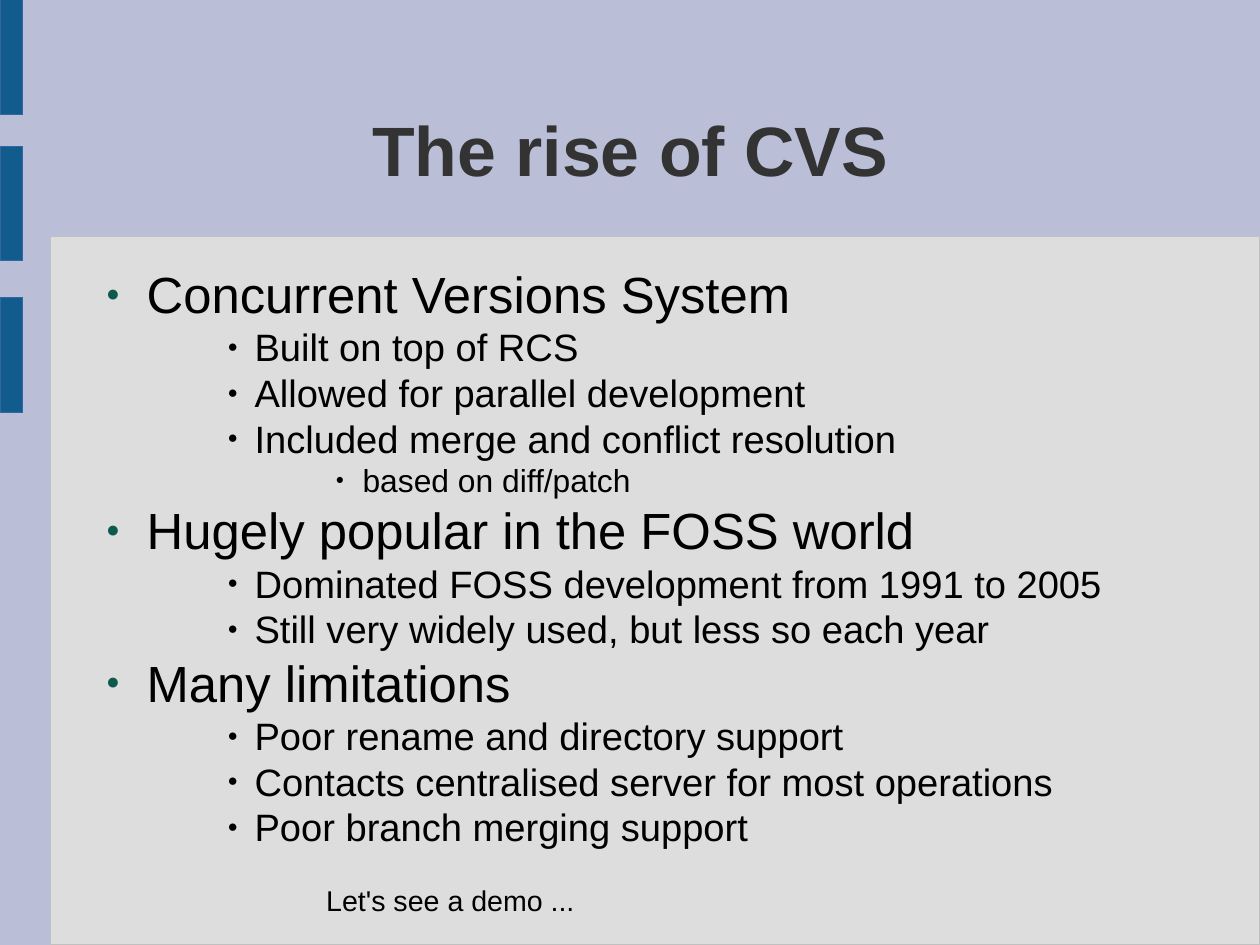
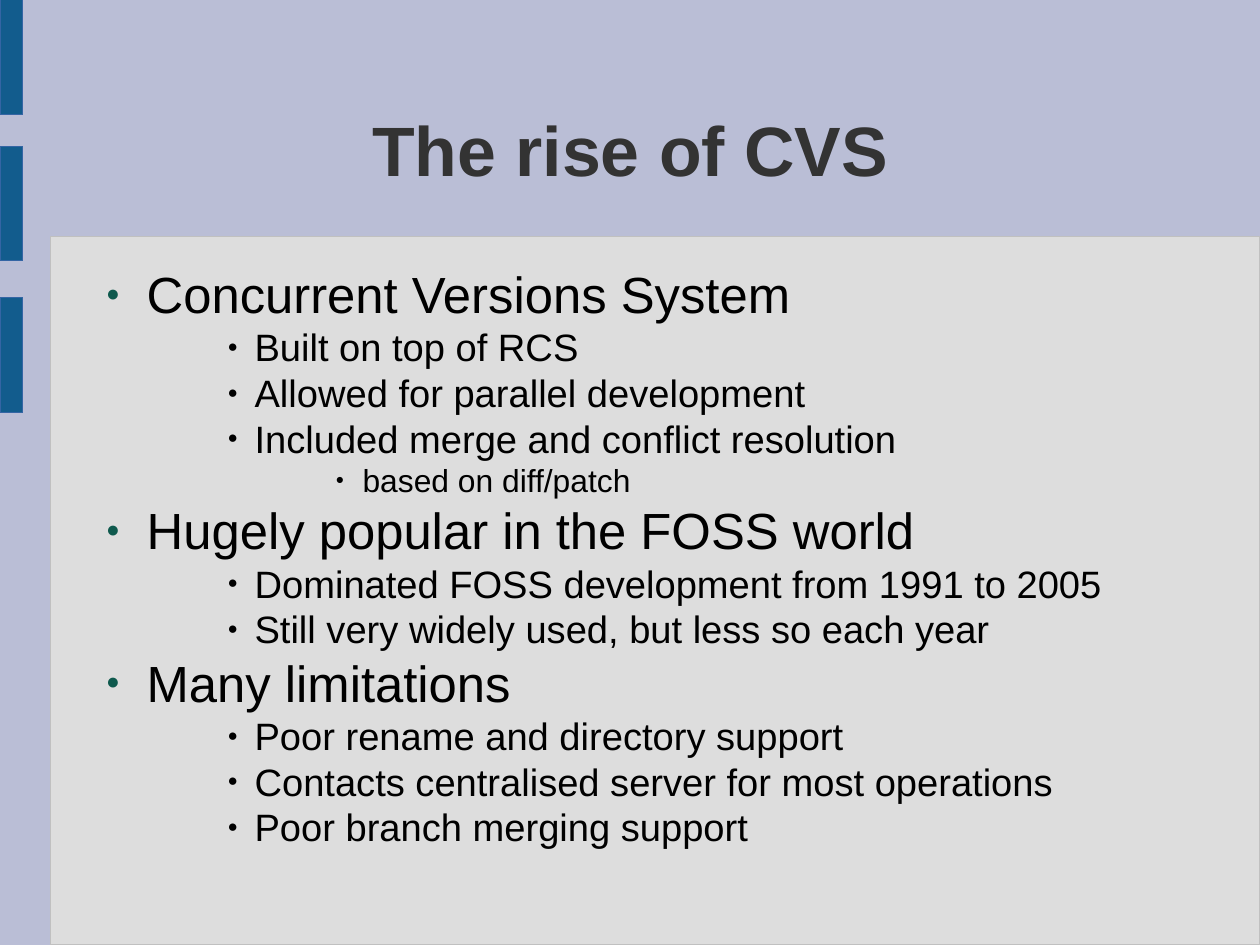
Before and after one commit to laurencesmart/comp8440, a slide deck: slide 6 of lectures/source_code_management.odp. Drawn at 1260x945 pixels with LibreOffice and Linux fonts; fonts in the diff are those of the drawing. Boxes give left, top, right and bottom in pixels: in the first picture for what was removed or moved away, otherwise in the second. Text is boxed around its words. In the diff, an @@ line names an element or a change of style, - is before the commit and + after.

```diff
--- a/lectures/source_code_management.odp
+++ b/lectures/source_code_management.odp
@@ text removed at box(326, 890, 542, 912) @@
-Let's see a demo ...
```
Also in this commit, not shown: 2 other slides changed, 8 other files.
